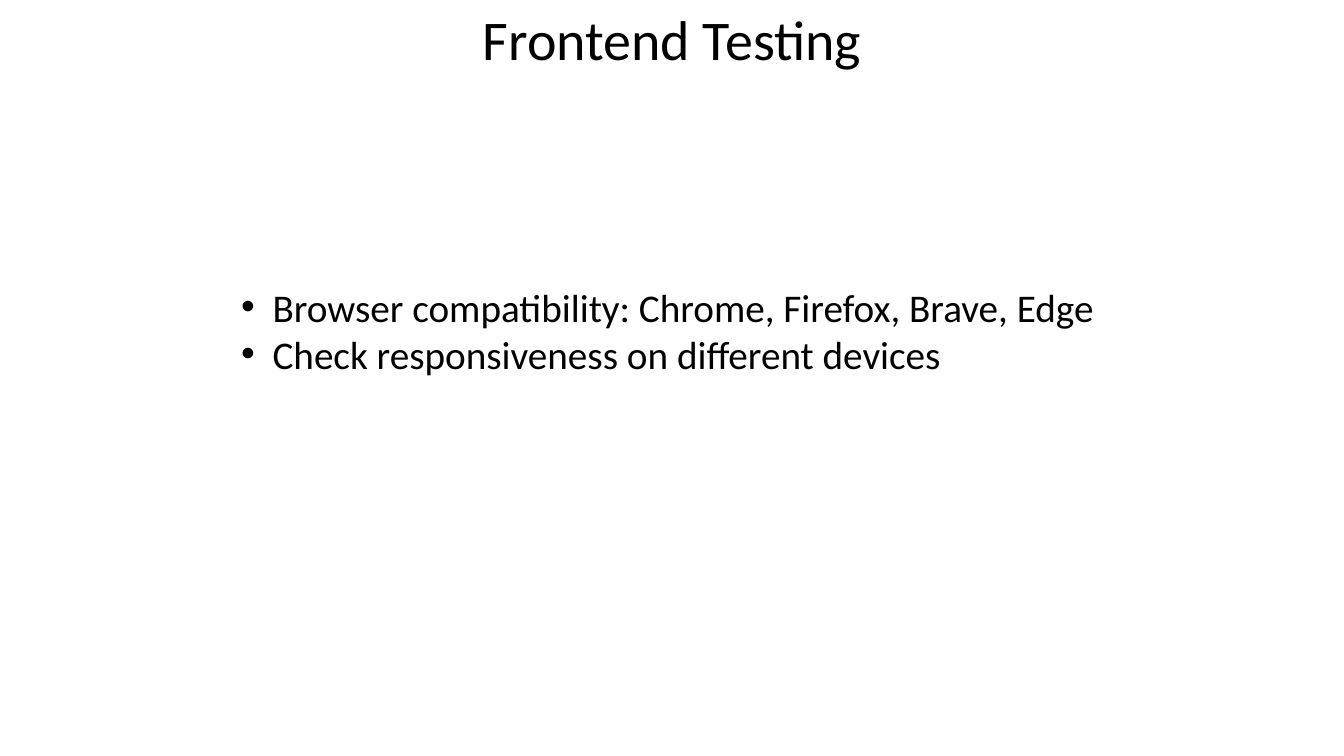
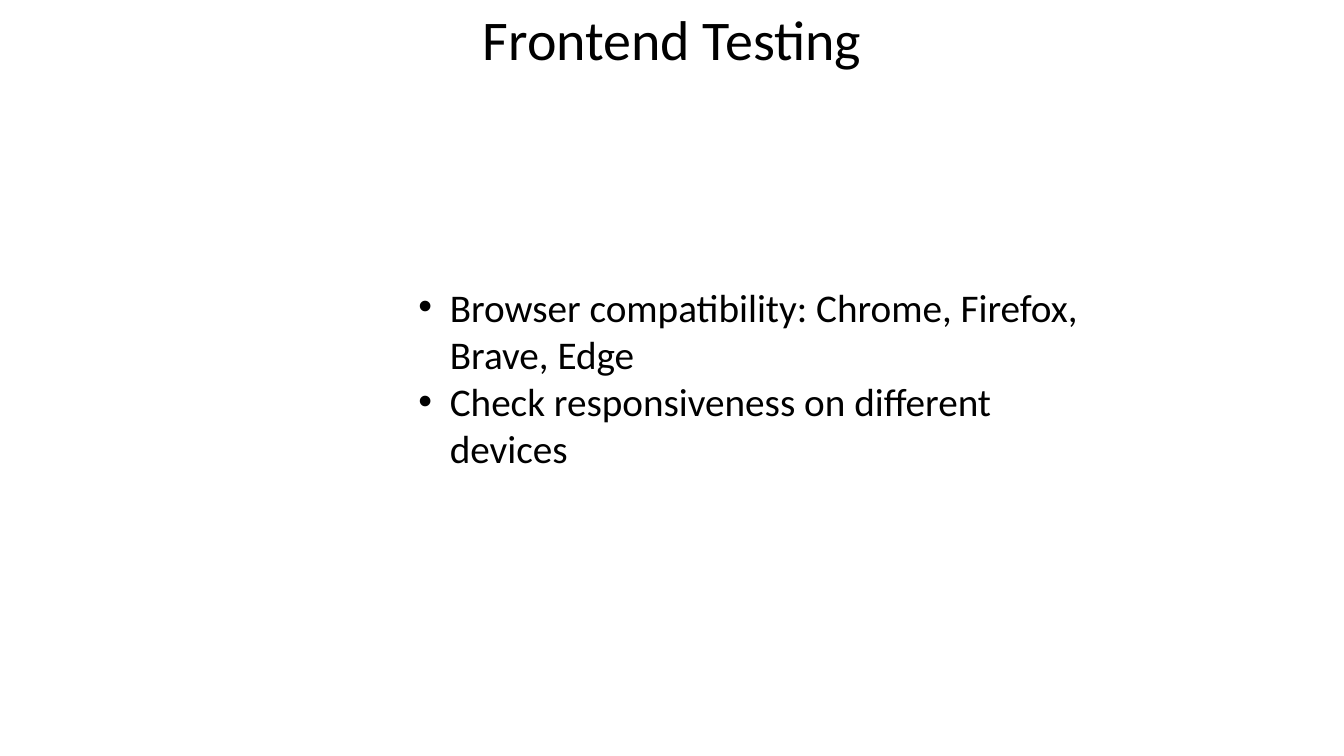
Before and after one commit to baczur-zsolt/serpa, a slide deck: slide 12 of Vizsgaremek.pptx (slide 10 before the commit). Drawn at 1344x756 pixels with LibreOffice and Linux fonts; fonts in the diff are those of the drawing; background and template pictures are left out. Boxes give left, top, right and bottom in pixels: in the first picture for what was removed or moved away, otherwise in the second. Text is boxed around its words. In the diff, an @@ line names an element or a change of style, - is before the commit and + after.

```diff
--- a/Vizsgaremek.pptx
+++ b/Vizsgaremek.pptx
@@ text "Browser compatibility: Chrome, Firefox, Brave, ..." rewrapped from (273,294,1094,376) to (450,294,1078,464) @@
```
Also in this commit, not shown: 6 other slides changed, 3 slides added, 1 slide removed.
